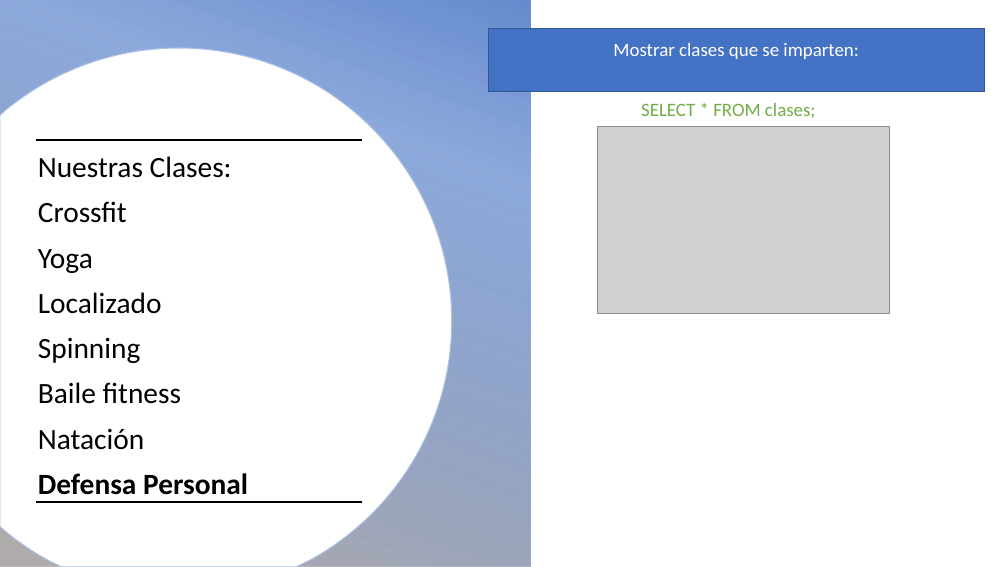
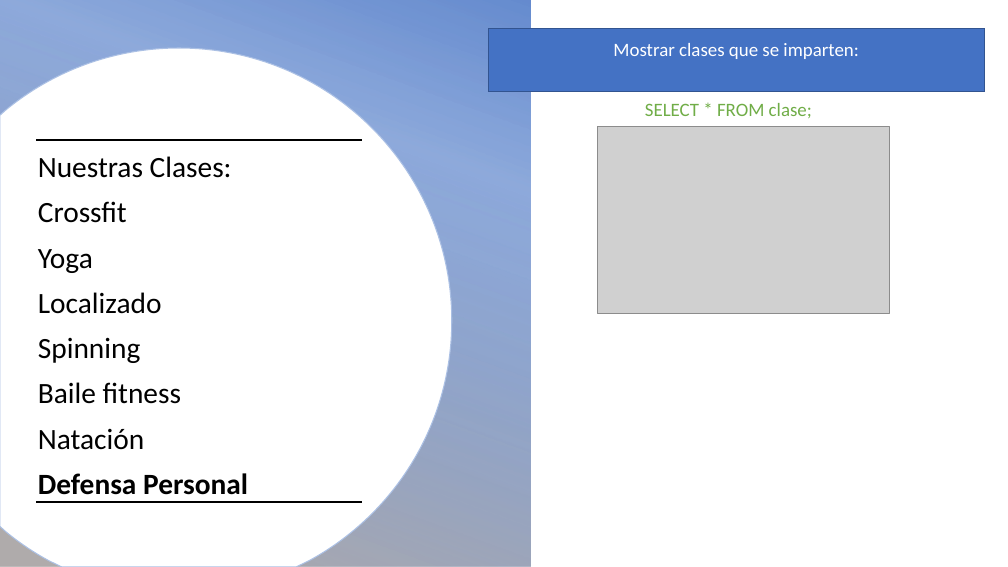
Before and after one commit to Francisca2020/ExamenfinalM4, a slide deck: slide 4 of Página Web.pptx. Drawn at 1008x567 pixels with LibreOffice and Linux fonts; fonts in the diff are those of the drawing; grey boxes stand for pictures; background and template pictures are left out. Boxes give left, top, right and bottom in pixels: in the first picture for what was removed or moved away, otherwise in the second. Text is boxed around its words. In the diff, an @@ line names an element or a change of style, - is before the commit and + after.

```diff
--- a/Página Web.pptx
+++ b/Página Web.pptx
@@ text at [645,103,812,118]: text changed @@
-SELECT * FROM clases;
+SELECT * FROM clase;
```
Also in this commit, not shown: 1 other slide changed, 2 slides added, 1 slide removed.
